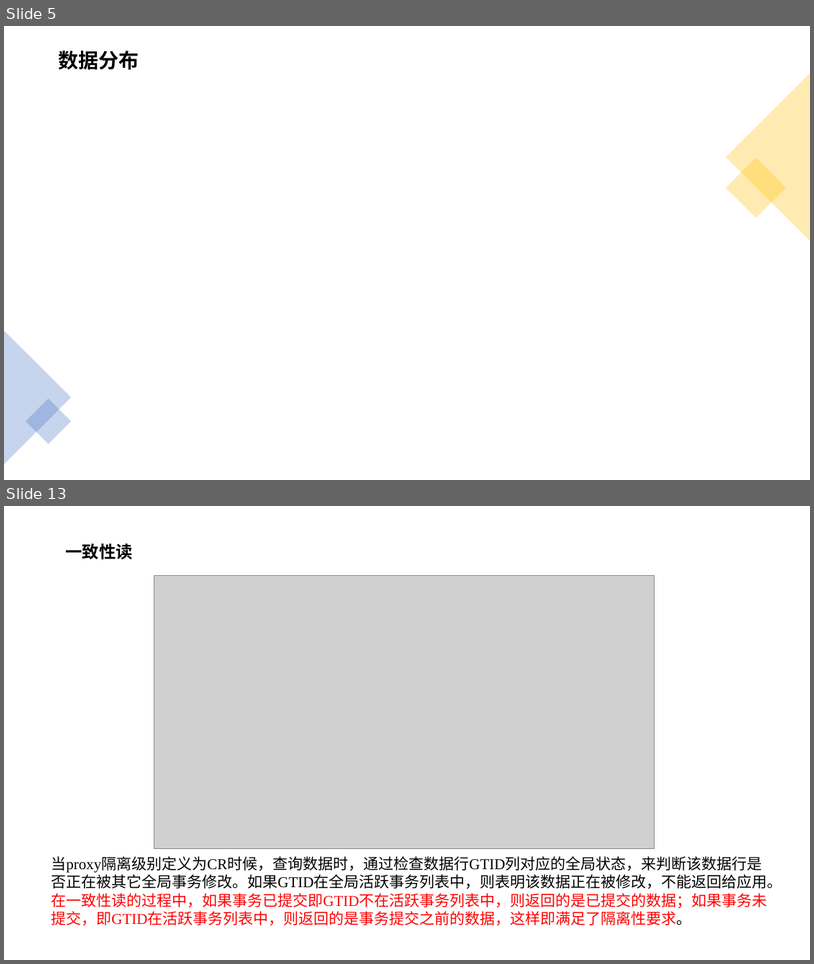
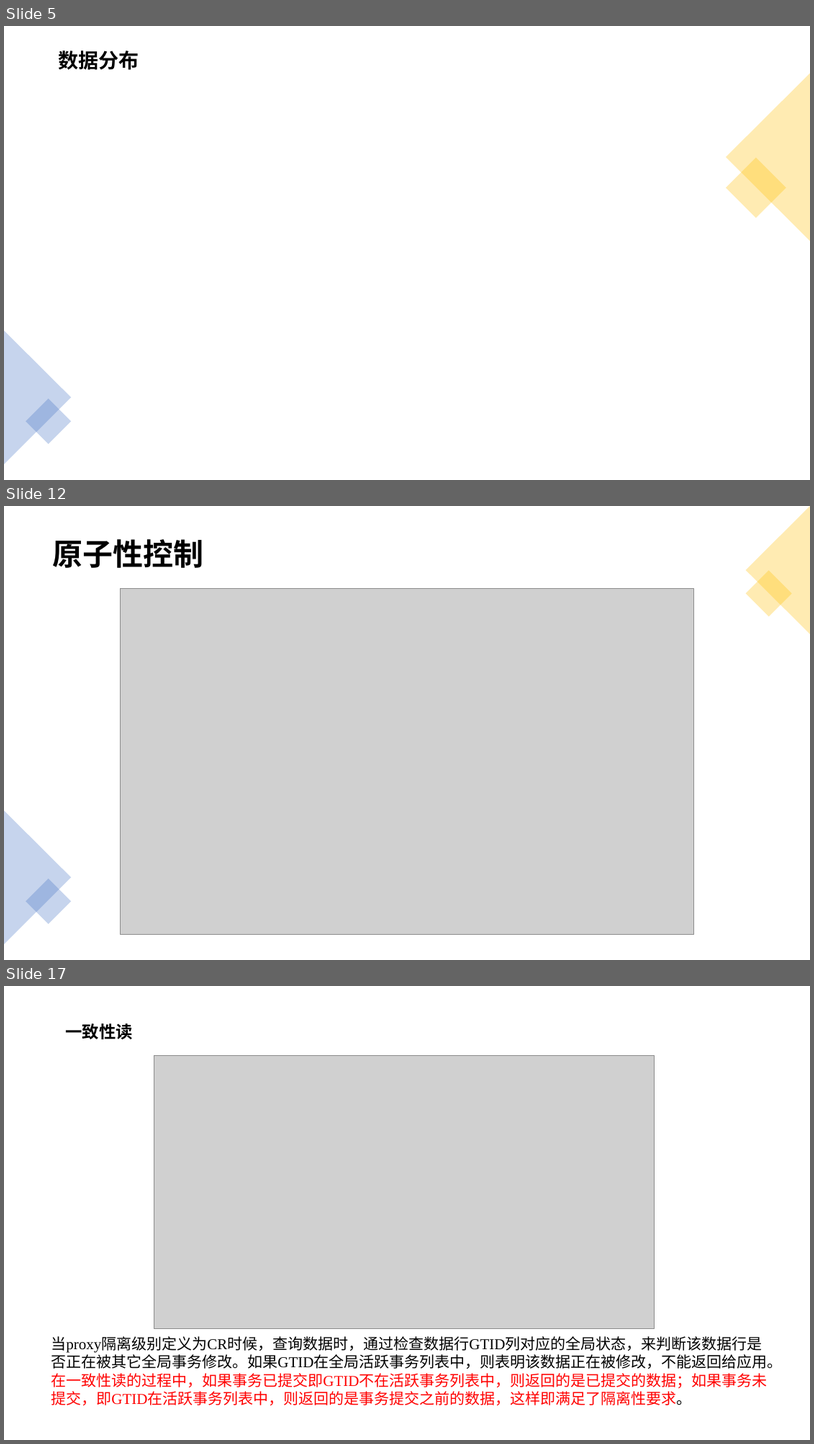
Before and after one commit to yedushusheng/mysql-learning, a slide deck: 28. OLTP/GoldenDB分布式数据库.pptx. Shown one above the other, each under a label of ours: slides 5 and 13 before the commit, slides 5, 12 and 17 after it; the slides between them are not shown. The pictures are 814x964 and 814x1444 pixels, drawn with LibreOffice and Linux fonts; fonts in the diff are those of the drawing; grey boxes stand for pictures; background and template pictures are left out. Boxes give left, top, right and bottom in pixels: in the first picture for what was removed or moved away, otherwise in the second. Text is boxed around its words. In the diff, an @@ line names an element or a change of style, - is before the commit and + after.

```diff
--- a/28. OLTP/GoldenDB分布式数据库.pptx
+++ b/28. OLTP/GoldenDB分布式数据库.pptx
@@ slide 12 added at box(4, 506, 810, 960), background #FFFFFF @@
@@ triangle added at box(746, 506, 810, 634), fill #FFC000 at 30% opacity @@
@@ title added at box(52, 539, 203, 568), 36 pt, text #000000, bold @@
+原子性控制
@@ picture added at box(121, 588, 694, 934) @@
@@ rectangle added at box(746, 571, 792, 617), fill #FFC000 at 30% opacity @@
@@ triangle added at box(4, 811, 71, 944), fill #4472C4 at 30% opacity @@
@@ rectangle added at box(26, 878, 71, 924), fill #4472C4 at 30% opacity @@
@@ what was slide 13 is now slide 17 @@
```
Also in this commit, not shown: 9 slides changed, 3 other slides added.
